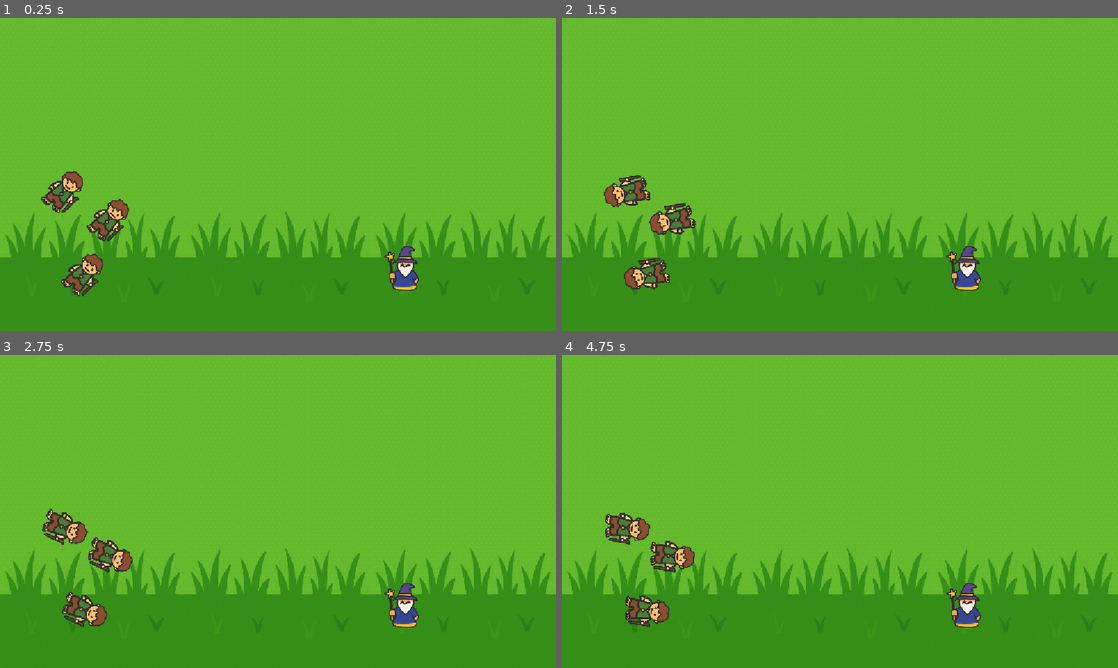
Above: before the commit, frames 1-4 (two rows, left to right).
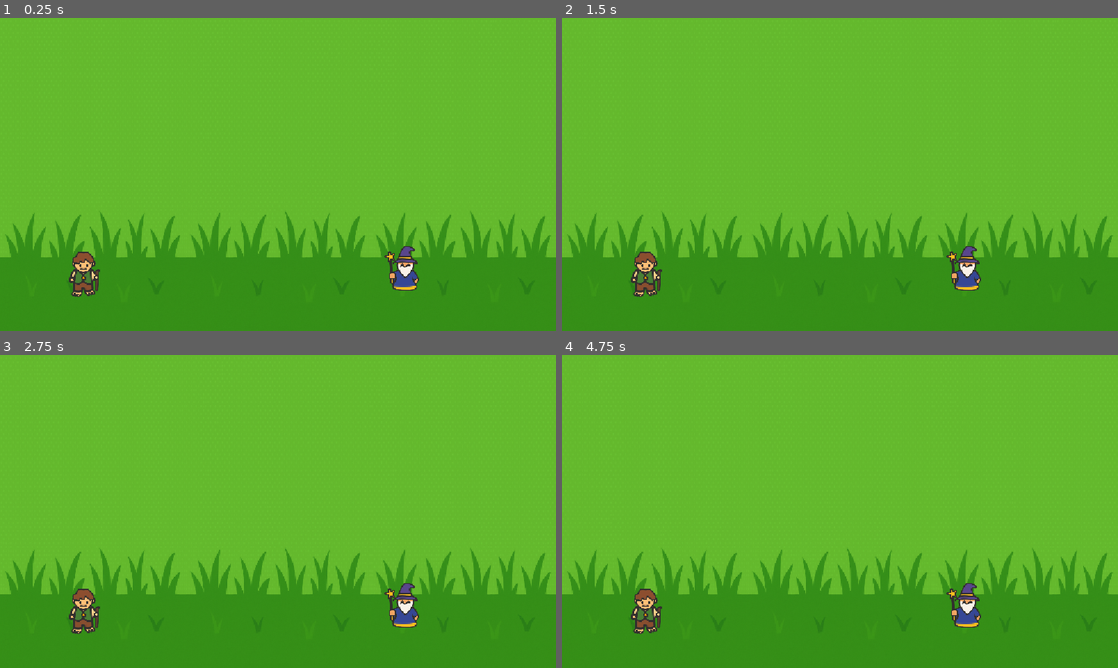
Above: after the commit, the same moments.

Repository: filipeAugusto99/FoudationsGodot
Game: Godot game, scene res://Scenes/World/World.tscn
Same seed, same stepped clock (60 frames per second), same inputs: the game is played once before the commit and once after it.
Inputs:
- Up to frame 1 (0.25 s): no input
- Up to frame 2 (1.5 s): no input
- Up to frame 3 (2.75 s): no input
- Up to frame 4 (4.75 s): no input

The runs differ from the first frame. In frame 1, 1.7% of the frame differs, in the area x 7-24%, y 48-90%; in frame 2, 1.9%; in frame 3, 1.8%; in frame 4, 1.9%, in the area x 7-24%, y 50-90%.

Commit message:
Multiple Scenes and Node Lifecycles

Diff:
--- a/essencials/Scenes/Hobbit/Hobbit.gd
+++ b/essencials/Scenes/Hobbit/Hobbit.gd
@@ -1,5 +1,37 @@
+class_name Hobbit
+
+
 extends Node2D
 
 
+@onready var sprite_2d: Sprite2D = $Sprite2D
+
+
+var p_frames: int = 0
+var ph_frames: int = 0
+
+
+func _init() -> void:
+	print("_init: %s %s" % [get_instance_id(), name])
+
+
+func _enter_tree() -> void:
+	print("_enter_tree: %s %s" % [get_instance_id(), name])
+
+
+func _exit_tree() -> void:
+	print("_exit_tree: %s %s" % [get_instance_id(), name])
+
+
+func _ready() -> void:
+	print("_ready: %s %s" % [get_instance_id(), name])
+
+
 func _process(delta: float) -> void:
-	rotate(3.0 * delta)
+	p_frames += 1
+	print("_process %d" % p_frames)
+
+
+func _physics_process(delta: float) -> void:
+	ph_frames += 1
+	print("_physics_process %d" % ph_frames)
--- a/essencials/Scenes/Hobbit/Hobbit.tscn
+++ b/essencials/Scenes/Hobbit/Hobbit.tscn
@@ -6,6 +6,6 @@
 [node name="Hobbit" type="Node2D" unique_id=934708114]
 script = ExtResource("1_dor42")
 
-[node name="Sprite2D" type="Sprite2D" parent="." unique_id=199662139]
+[node name="Sprite2D" type="Sprite2D" parent="." unique_id=1573902854]
 scale = Vector2(0.5, 0.5)
 texture = ExtResource("1_y5jml")
--- /dev/null
+++ b/essencials/Scenes/Wizard/Wizard.gd
@@ -0,0 +1,8 @@
+class_name Wizard
+
+
+extends Node2D
+
+
+func _process(delta: float) -> void:
+	pass
--- a/essencials/Scenes/Wizard/Wizard.tscn
+++ b/essencials/Scenes/Wizard/Wizard.tscn
@@ -1,8 +1,10 @@
 [gd_scene format=3 uid="uid://cwyxpovdry5c0"]
 
+[ext_resource type="Script" uid="uid://dd8w1d7h715e4" path="res://Scenes/Wizard/Wizard.gd" id="1_si5ek"]
 [ext_resource type="Texture2D" uid="uid://dvpjjdklvpsvu" path="res://Assets/Wizard.png" id="1_ui2fd"]
 
 [node name="Wizard" type="Node2D" unique_id=2124784778]
+script = ExtResource("1_si5ek")
 
 [node name="Sprite2D" type="Sprite2D" parent="." unique_id=63557375]
 scale = Vector2(0.5, 0.5)
--- a/essencials/Scenes/World/World.tscn
+++ b/essencials/Scenes/World/World.tscn
@@ -13,11 +13,5 @@
 [node name="Hobbit" parent="." unique_id=934708114 instance=ExtResource("2_xf6vi")]
 position = Vector2(175, 531)
 
-[node name="Hobbit2" parent="." unique_id=857826128 instance=ExtResource("2_xf6vi")]
-position = Vector2(134, 360)
-
-[node name="Hobbit3" parent="." unique_id=1478056374 instance=ExtResource("2_xf6vi")]
-position = Vector2(228, 418)
-
 [node name="Wizard" parent="." unique_id=2124784778 instance=ExtResource("3_ouhkt")]
 position = Vector2(832, 518)
--- a/essencials/project.godot
+++ b/essencials/project.godot
@@ -13,11 +13,13 @@
 config/name="Essencials"
 run/main_scene="uid://bpcy6263gkqji"
 config/features=PackedStringArray("4.6", "GL Compatibility")
+run/max_fps=120
 config/icon="res://icon.svg"
 
 [display]
 
 window/stretch/mode="canvas_items"
+window/vsync/vsync_mode=0
 
 [editor]
 
Not shown, added: essencials/Scenes/Wizard/Wizard.gd.uid
